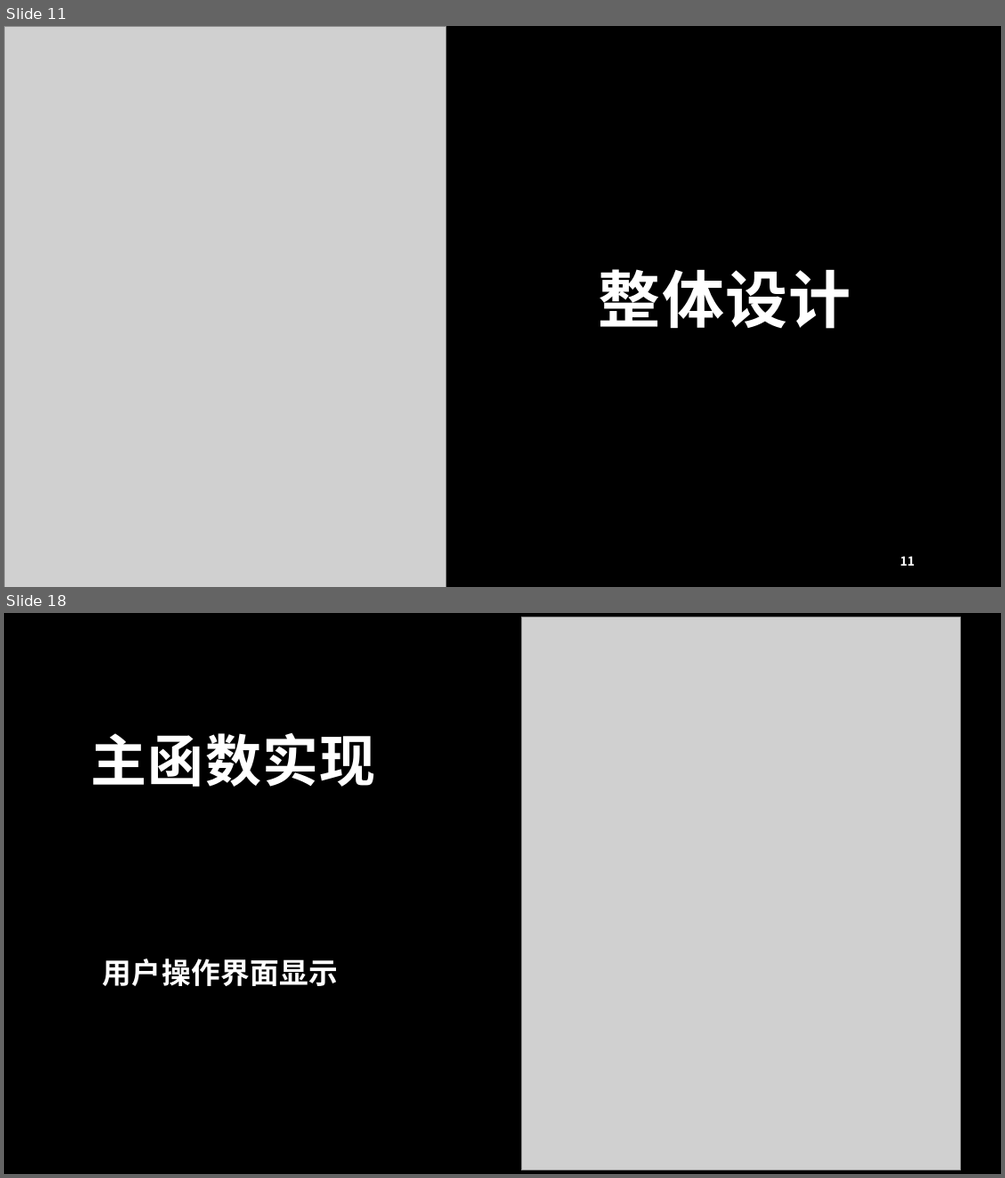
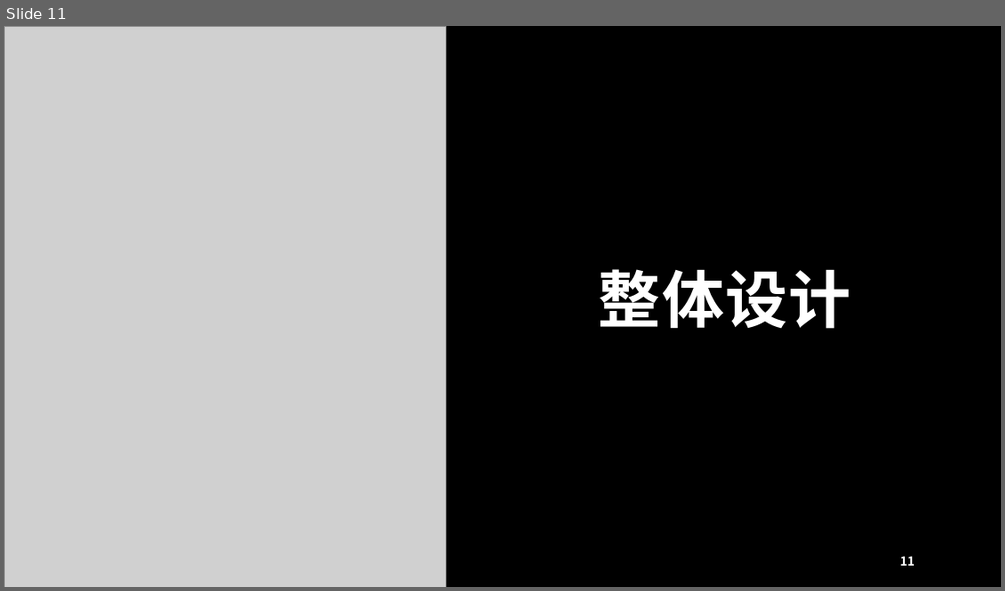
Before and after one commit to thenobody996/C-Project, a slide deck: 项目文档/PBLF项目.pptx. Shown one above the other, each under a label of ours: slides 11 and 18 before the commit, slide 11 after it; the slides between them are not shown. The pictures are 1005x1178 and 1005x591 pixels, drawn with LibreOffice and Linux fonts; fonts in the diff are those of the drawing; grey boxes stand for pictures. Boxes give left, top, right and bottom in pixels: in the first picture for what was removed or moved away, otherwise in the second. Text is boxed around its words. In the diff, an @@ line names an element or a change of style, - is before the commit and + after.

```diff
--- a/项目文档/PBLF项目.pptx
+++ b/项目文档/PBLF项目.pptx
@@ slide 18 removed at (4, 613, 1001, 1174), background #000000 @@
@@ picture removed at (521, 617, 961, 1170) @@
@@ title removed at (90, 733, 375, 787) @@
-主函数实现
@@ text removed at (103, 958, 339, 986) @@
-用户操作界面显示
```
Also in this commit, not shown: 10 slides changed, 8 slides added, 12 other slides removed.
